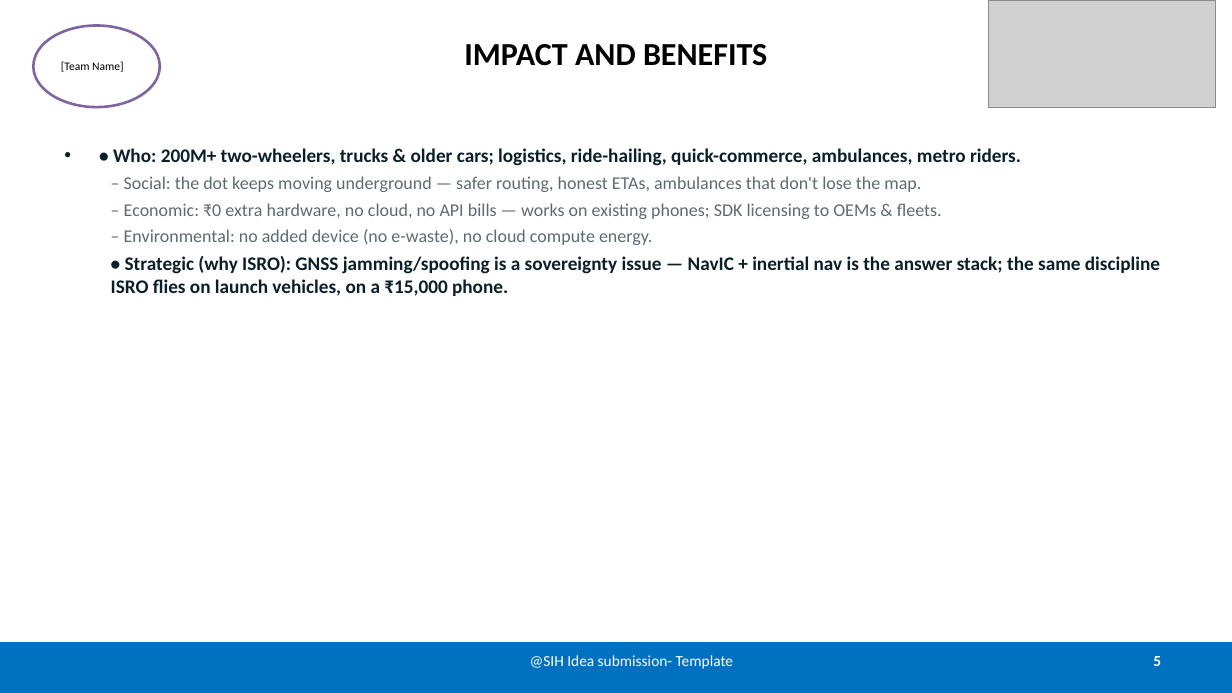
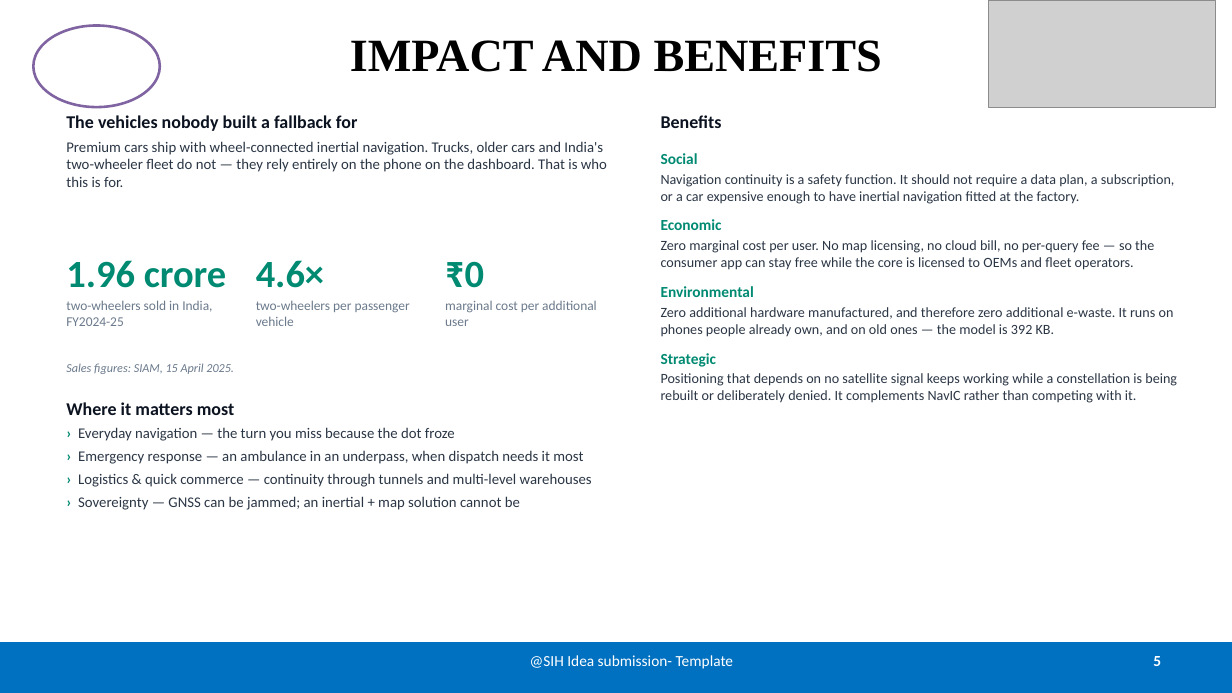
Before and after one commit to dhruva137/coast-, a slide deck: slide 5 of final_demo_pitch/ppt_assets/COAST_SIH2026_IDEA.pptx. Drawn at 1232x693 pixels with LibreOffice and Linux fonts; fonts in the diff are those of the drawing; grey boxes stand for pictures. Boxes give left, top, right and bottom in pixels: in the first picture for what was removed or moved away, otherwise in the second. Text is boxed around its words. In the diff, an @@ line names an element or a change of style, - is before the commit and + after.

```diff
--- a/final_demo_pitch/ppt_assets/COAST_SIH2026_IDEA.pptx
+++ b/final_demo_pitch/ppt_assets/COAST_SIH2026_IDEA.pptx
@@ title "IMPACT AND BENEFITS" at bbox=[350, 40, 882, 72]: size 25 to 36 pt, font Calibri to Times New Roman @@
@@ text in ellipse at bbox=[61, 61, 124, 72]: text removed @@
-[Team Name]
@@ text at bbox=[66, 115, 607, 187]: text changed; size 15 to 11.5 pt; text colour #0B1F2A to #2B3645; bold off @@
-• • Who: 200M+ two-wheelers, trucks & older cars; logistics, ride-hailing, quick-commerce, ambulances, metro riders.
-  – Social: the dot keeps moving underground — safer routing, honest ETAs, ambulances that don't lose the map.
-  – Economic: ₹0 extra hardware, no cloud, no API bills — works on existing phones; SDK licensing to OEMs & fleets.
-  – Environmental: no added device (no e-waste), no cloud compute energy.
-• Strategic (why ISRO): GNSS jamming/spoofing is a sovereignty issue — NavIC + inertial nav is the answer stack; the same discipline ISRO flies on launch vehicles, on a ₹15,000 phone.
+The vehicles nobody built a fallback for
+Premium cars ship with wheel-connected inertial navigation. Trucks, older cars and India's two-wheeler fleet do not — they rely entirely on the phone on the dashboard. That is who this is for.
@@ text added at bbox=[661, 115, 1177, 403], 11 pt, text #2B3645 @@
+Benefits
+Social
+Navigation continuity is a safety function. It should not require a data plan, a subscription, or a car expensive enough to have inertial navigation fitted at the factory.
+Economic
+Zero marginal cost per user. No map licensing, no cloud bill, no per-query fee — so the consumer app can stay free while the core is licensed to OEMs and fleet operators.
+Environmental
+Zero additional hardware manufactured, and therefore zero additional e-waste. It runs on phones people already own, and on old ones — the model is 392 KB.
+Strategic
+Positioning that depends on no satellite signal keeps working while a constellation is being rebuilt or deliberately denied. It complements NavIC rather than competing with it.
@@ text added at bbox=[66, 260, 227, 326], 10.5 pt, text #6B7A8C @@
+1.96 crore
+two-wheelers sold in India, FY2024-25
@@ text added at bbox=[256, 260, 410, 326], 10.5 pt, text #6B7A8C @@
+4.6×
+two-wheelers per passenger vehicle
@@ text added at bbox=[445, 261, 597, 326], 10.5 pt, text #6B7A8C @@
+₹0
+marginal cost per additional user
@@ text added at bbox=[66, 363, 234, 374], 9.5 pt, text #6B7A8C, italic @@
+Sales figures: SIAM, 15 April 2025.
@@ text added at bbox=[66, 402, 592, 510], 11.5 pt, text #2B3645 @@
+Where it matters most
+› Everyday navigation — the turn you miss because the dot froze
+› Emergency response — an ambulance in an underpass, when dispatch needs it most
+› Logistics & quick commerce — continuity through tunnels and multi-level warehouses
+› Sovereignty — GNSS can be jammed; an inertial + map solution cannot be
```
Also in this commit, not shown: 5 other slides changed, 7 other files.
